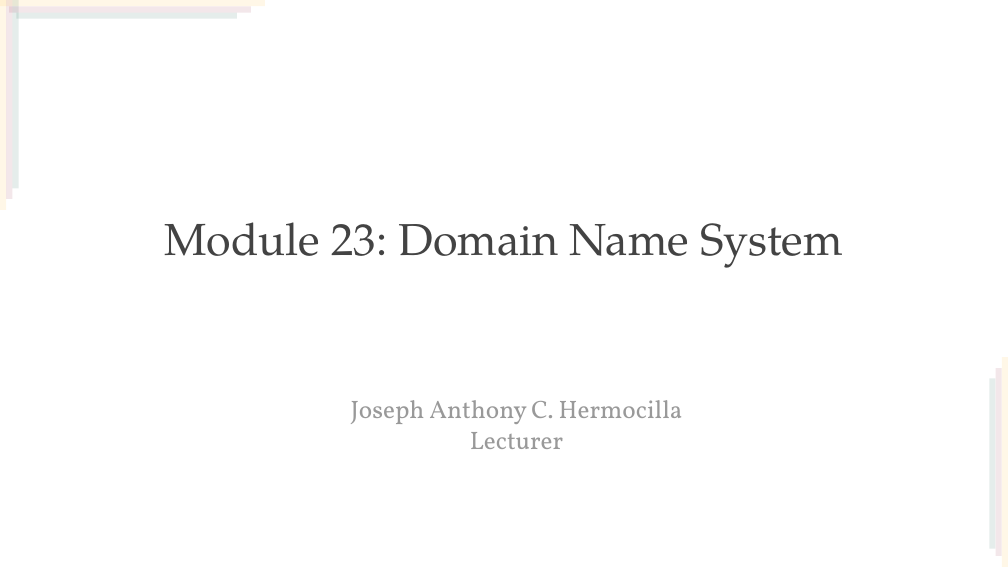
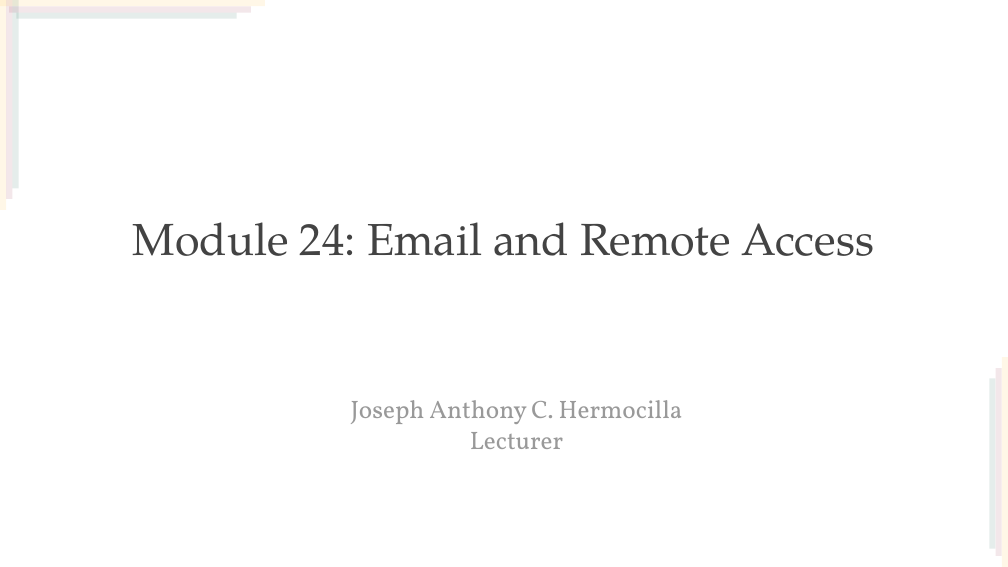
Before and after one commit to jachermocilla/extra-course-materials, a slide deck: slide 2 of cmsc137/slides-rsm/CMSC 137 - 24 - Email and Remote Access.odp. Drawn at 1008x567 pixels with LibreOffice and Linux fonts; fonts in the diff are those of the drawing; background and template pictures are left out. Boxes give left, top, right and bottom in pixels: in the first picture for what was removed or moved away, otherwise in the second. Text is boxed around its words. In the diff, an @@ line names an element or a change of style, - is before the commit and + after.

```diff
--- a/cmsc137/slides-rsm/CMSC 137 - 24 - Email and Remote Access.odp
+++ b/cmsc137/slides-rsm/CMSC 137 - 24 - Email and Remote Access.odp
@@ title at [133, 222, 875, 256]: text changed @@
-Module 23: Domain Name System
+Module 24: Email and Remote Access
```
Also in this commit, not shown: 1 other slide changed, 1 slide added, 33 slides removed, 2 other files.
